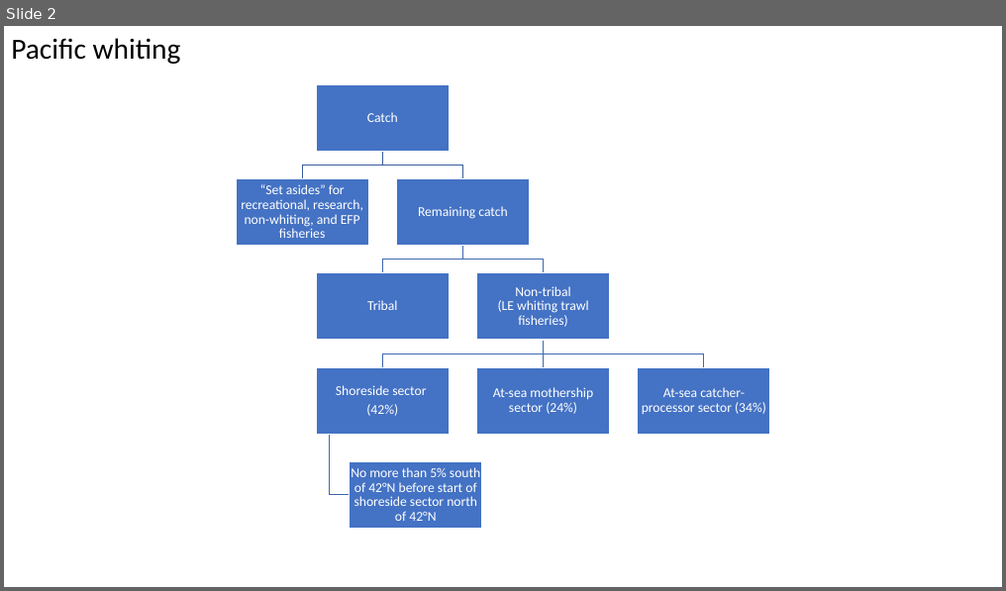
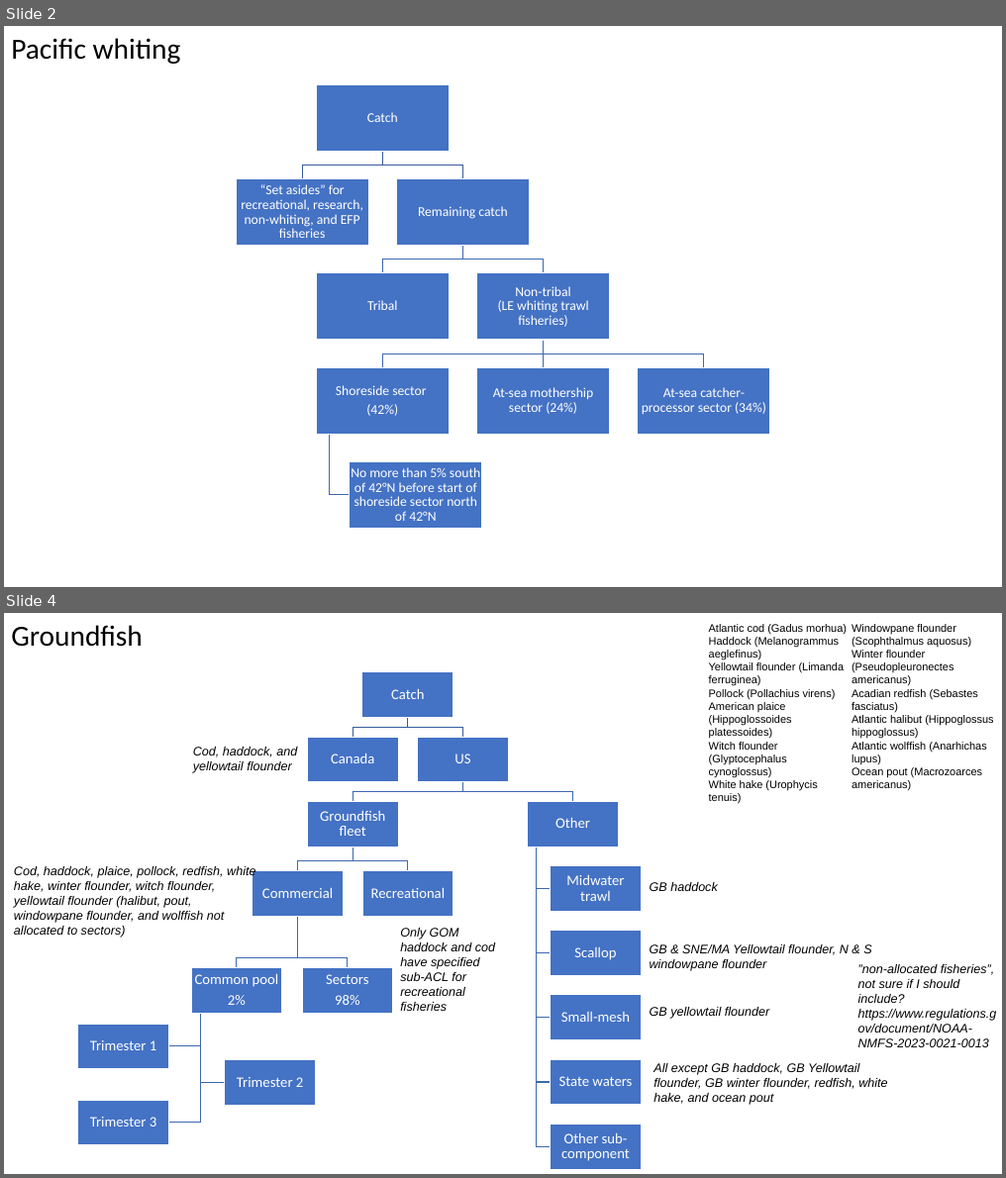
Before and after one commit to zoekitchel/cc_allocation, a slide deck: figures/flow_charts.pptx. Shown one above the other, each under a label of ours: slide 2 before the commit, slides 2 and 4 after it; the slides between them are not shown. The pictures are 1006x591 and 1006x1178 pixels, drawn with LibreOffice and Linux fonts; fonts in the diff are those of the drawing. Boxes give left, top, right and bottom in pixels: in the first picture for what was removed or moved away, otherwise in the second. Text is boxed around its words. In the diff, an @@ line names an element or a change of style, - is before the commit and + after.

```diff
--- a/figures/flow_charts.pptx
+++ b/figures/flow_charts.pptx
@@ slide 4 added at (x1=4, y1=613, x2=1002, y2=1174), background #FFFFFF @@
@@ text added at (x1=11, y1=625, x2=142, y2=647), 28 pt, text #000000 @@
+Groundfish
@@ text added at (x1=709, y1=624, x2=846, y2=804), 10.5 pt, text #000000 @@
+Atlantic cod (Gadus morhua)
+Haddock (Melanogrammus aeglefinus)
+Yellowtail flounder (Limanda ferruginea)
+Pollock (Pollachius virens)
+American plaice (Hippoglossoides platessoides)
+Witch flounder (Glyptocephalus cynoglossus)
+White hake (Urophycis tenuis)
+Windowpane flounder (Scophthalmus aquosus)
+Winter flounder (Pseudopleuronectes americanus)
+Acadian redfish (Sebastes fasciatus)
+Atlantic halibut (Hippoglossus hippoglossus)
+Atlantic wolffish (Anarhichas lupus)
+Ocean pout (Macrozoarces americanus)
@@ text added at (x1=193, y1=747, x2=297, y2=773), 12 pt, text #000000, italic @@
+Cod, haddock, and yellowtail flounder
@@ text added at (x1=14, y1=866, x2=255, y2=938), 12 pt, text #000000, italic @@
+Cod, haddock, plaice, pollock, redfish, white hake, winter flounder, witch flounder, yellowtail flounder (halibut, pout, windowpane flounder, and wolffish not allocated to sectors)
@@ text added at (x1=649, y1=882, x2=718, y2=891), 12 pt, text #000000, italic @@
+GB haddock
@@ text added at (x1=400, y1=928, x2=495, y2=1011), 12 pt, text #000000, italic @@
+Only GOM haddock and cod have specified sub-ACL for recreational fisheries
@@ text added at (x1=649, y1=945, x2=871, y2=971), 12 pt, text #000000, italic @@
+GB & SNE/MA Yellowtail flounder, N & S windowpane flounder
@@ text added at (x1=858, y1=964, x2=997, y2=1048), 12 pt, text #000000, italic @@
+”non-allocated fisheries”, not sure if I should include? https://www.regulations.gov/document/NOAA-NMFS-2023-0021-0013
@@ text added at (x1=649, y1=1007, x2=769, y2=1019), 12 pt, text #000000, italic @@
+GB yellowtail flounder
@@ text added at (x1=653, y1=1063, x2=887, y2=1105), 12 pt, text #000000, italic @@
+All except GB haddock, GB Yellowtail flounder, GB winter flounder, redfish, white hake, and ocean pout
@@ group added at (x1=78, y1=672, x2=642, y2=1170): 17 rectangles, 17 texts, 16 freeform shapes @@
+Catch
+Canada
+US
+Groundfish fleet
+Recreational
+Commercial
+Sectors
+98%
+Common pool
+2%
+Trimester 1
+Trimester 2
+Trimester 3
+Other
+Midwater trawl
+Scallop
+Small-mesh
+State waters
+Other sub-component
```
Also in this commit, not shown: 1 other slide added.
